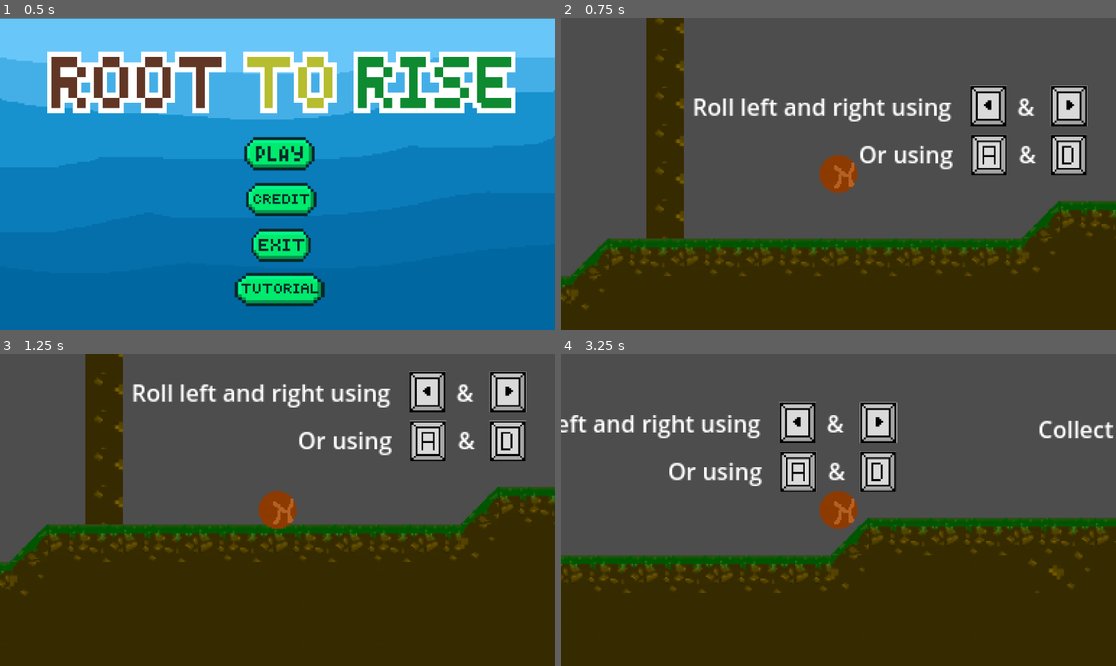
Above: before the commit, frames 1-4 (two rows, left to right).
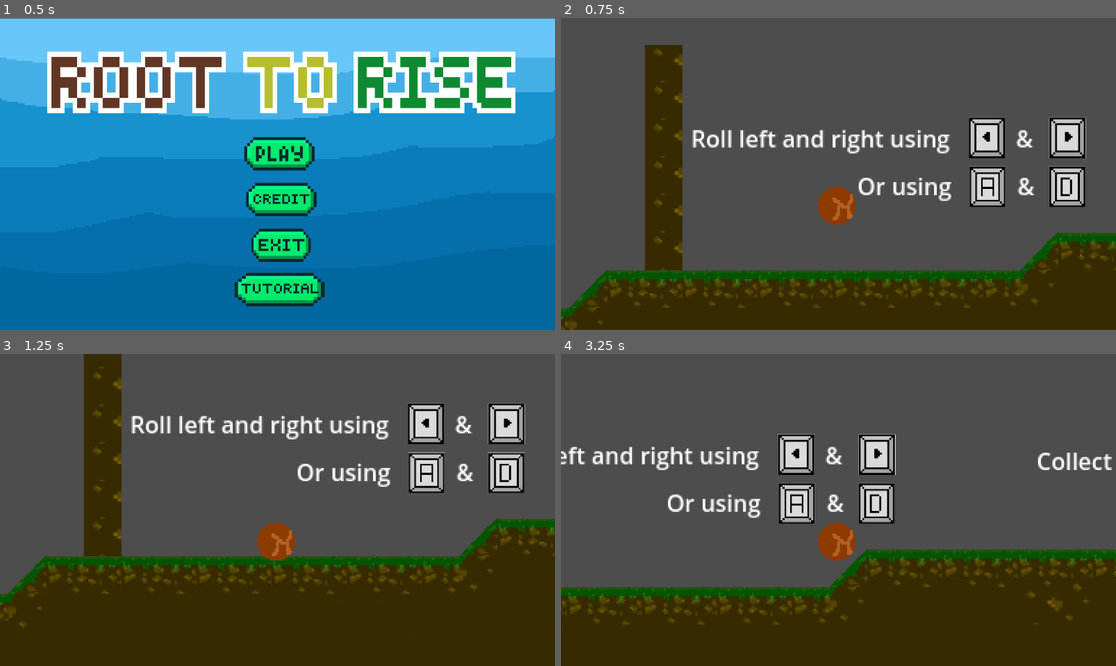
Above: after the commit, the same moments.

Repository: KaiRafie/GameJam25
Game: Godot game, scene res://scenes/menu.tscn
Two runs of this game, one before a commit and one after it. Both use one fixed random seed, a clock stepped at 60 frames per second and the inputs below.
Inputs (mouse positions are in pixels of both pictures, inside the frame that each line leads up to):
- Up to frame 1 (0.5 s): no input
- Up to frame 2 (0.75 s): click (838, 289) at 0.5 s
- Up to frame 3 (1.25 s): no input
- Up to frame 4 (3.25 s): tap Enter (ui_accept) at 1.25, 1.52, 2.27 s; hold D (move_right) 1.28-2.78 s; hold A (move_left) from 2.78 s (still down)

Frame 1 is identical in both runs. In frame 2, 25% of the frame differs, in the area x 0-100%, y 0-100%; in frame 3, 24%; in frame 4, 24%.

Commit message:
Modify tutorial level

Diff:
--- a/scenes/tutorial_lvl.tscn
+++ b/scenes/tutorial_lvl.tscn
@@ -65,7 +65,7 @@
 position = Vector2(30, -57)
 
 [node name="Camera2D" type="Camera2D" parent="Seed"]
-visible = false
+position = Vector2(1, -22)
 zoom = Vector2(3, 3)
 limit_bottom = 232
 limit_smoothed = true
@@ -107,10 +107,10 @@
 anchor_top = -0.334
 anchor_right = 0.588
 anchor_bottom = -0.334
-offset_left = 422.624
-offset_top = 9.43199
-offset_right = 721.624
-offset_bottom = 131.432
+offset_left = 424.624
+offset_top = 55.432
+offset_right = 723.624
+offset_bottom = 177.432
 text = "Watch out of falling!
 Use the trampoline to your advantage.
 It is tricky, press                              when
@@ -144,13 +144,13 @@
 position = Vector2(1574, -12)
 
 [node name="Killzone" parent="." instance=ExtResource("9_231ii")]
-position = Vector2(30, -57)
+position = Vector2(31, -58)
 
 [node name="CollisionShape2D" type="CollisionShape2D" parent="Killzone"]
 position = Vector2(-466, 297)
 shape = SubResource("WorldBoundaryShape2D_2wjyw")
 
 [node name="SpacebarIcon" type="Sprite2D" parent="."]
-position = Vector2(1288, -141)
+position = Vector2(1290, -95)
 scale = Vector2(0.543689, 0.425)
 texture = ExtResource("10_wixej")
Not shown: 2 places in scenes/tutorial_lvl.tscn that only renumber resources
